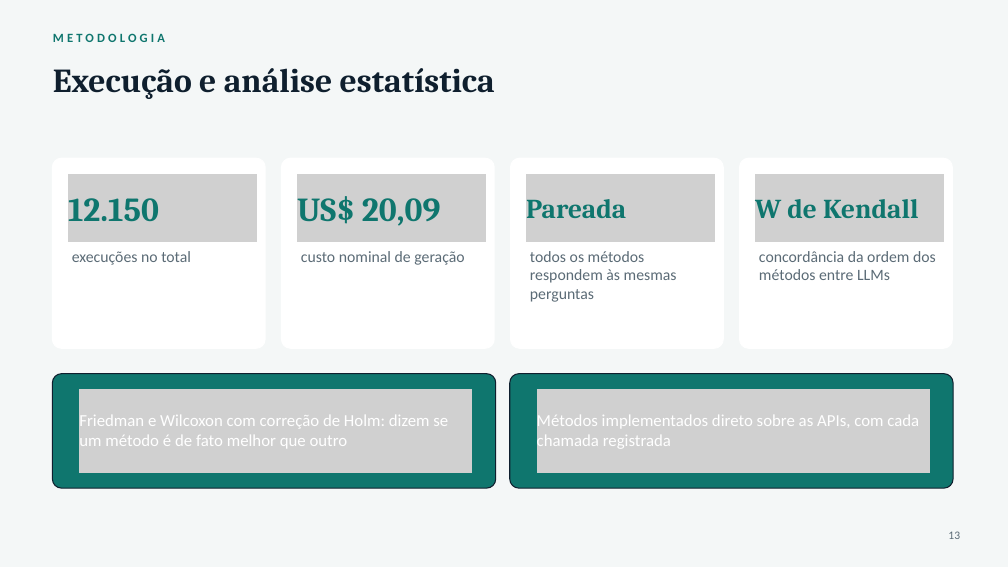
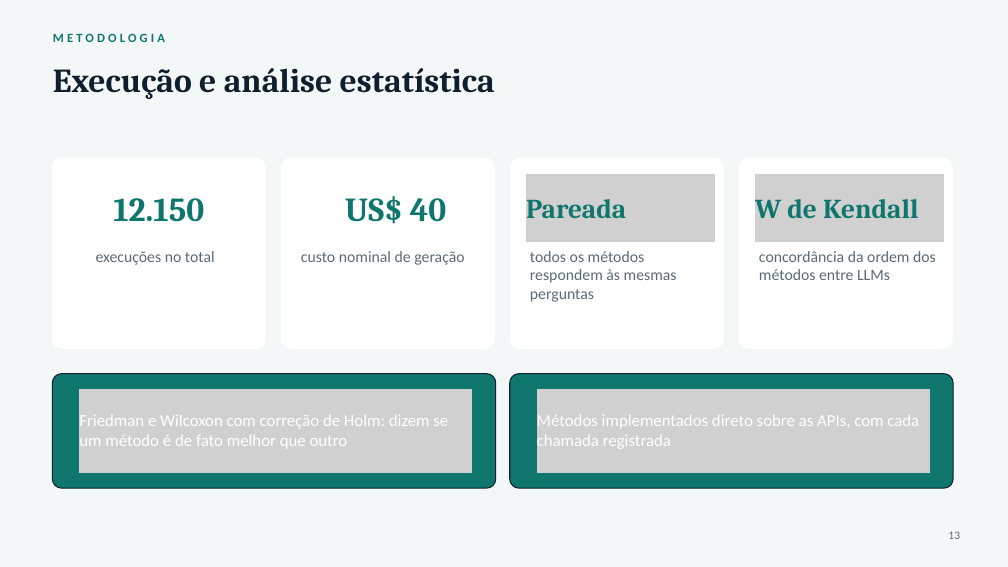
Before and after one commit to RyanMazzeu/TCC, a slide deck: slide 21 of Slide de Apresentação/Slide TCC .pptx. Drawn at 1008x567 pixels with LibreOffice and Linux fonts; fonts in the diff are those of the drawing; grey boxes stand for pictures. Boxes give left, top, right and bottom in pixels: in the first picture for what was removed or moved away, otherwise in the second. Text is boxed around its words. In the diff, an @@ line names an element or a change of style, - is before the commit and + after.

```diff
--- a/Slide de Apresentação/Slide TCC .pptx
+++ b/Slide de Apresentação/Slide TCC .pptx
@@ picture removed at (x1=68, y1=174, x2=257, y2=242) @@
@@ picture removed at (x1=297, y1=174, x2=486, y2=242) @@
@@ text "12.150" moved from (x1=68, y1=198, x2=159, y2=222) to (x1=113, y1=198, x2=204, y2=222) @@
@@ text "12.150" at (x1=113, y1=198, x2=204, y2=222): alignment left to centre; vertical alignment middle to top @@
@@ text "US$ 40" at (x1=345, y1=196, x2=446, y2=224): vertical alignment middle to top @@
@@ text at (x1=345, y1=196, x2=446, y2=224): text changed @@
-US$ 20,09
+US$ 40
@@ text "execuções no total" moved from (x1=72, y1=251, x2=191, y2=265) to (x1=96, y1=251, x2=215, y2=265) @@
```
Also in this commit, not shown: 12 other slides changed, 1 other file.
